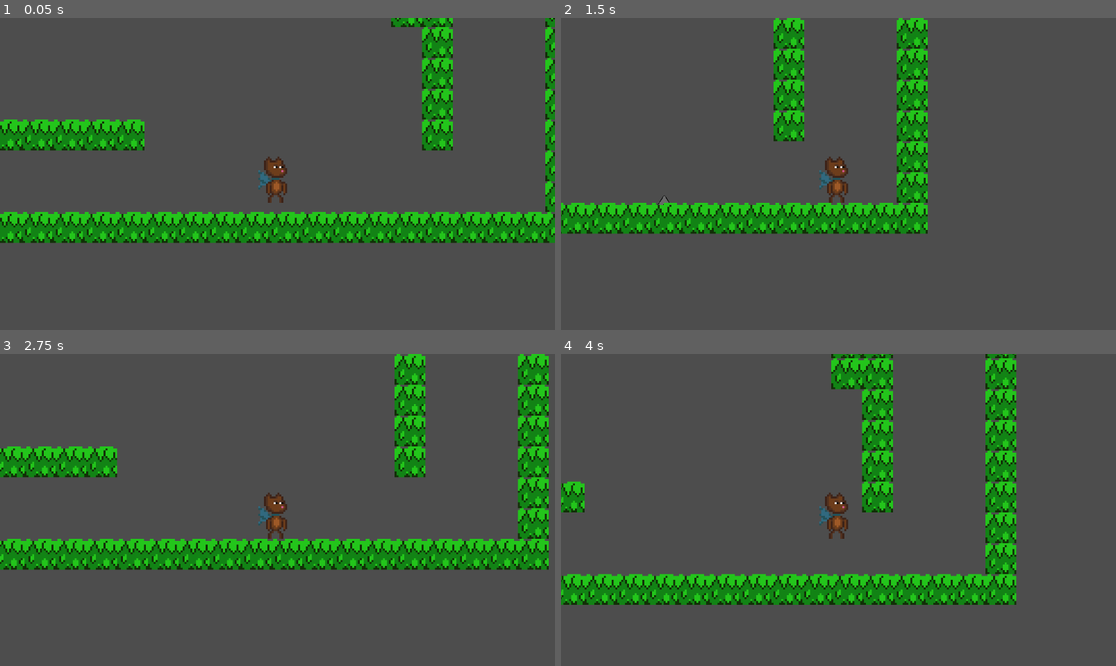
Above: before the commit, frames 1-4 (two rows, left to right).
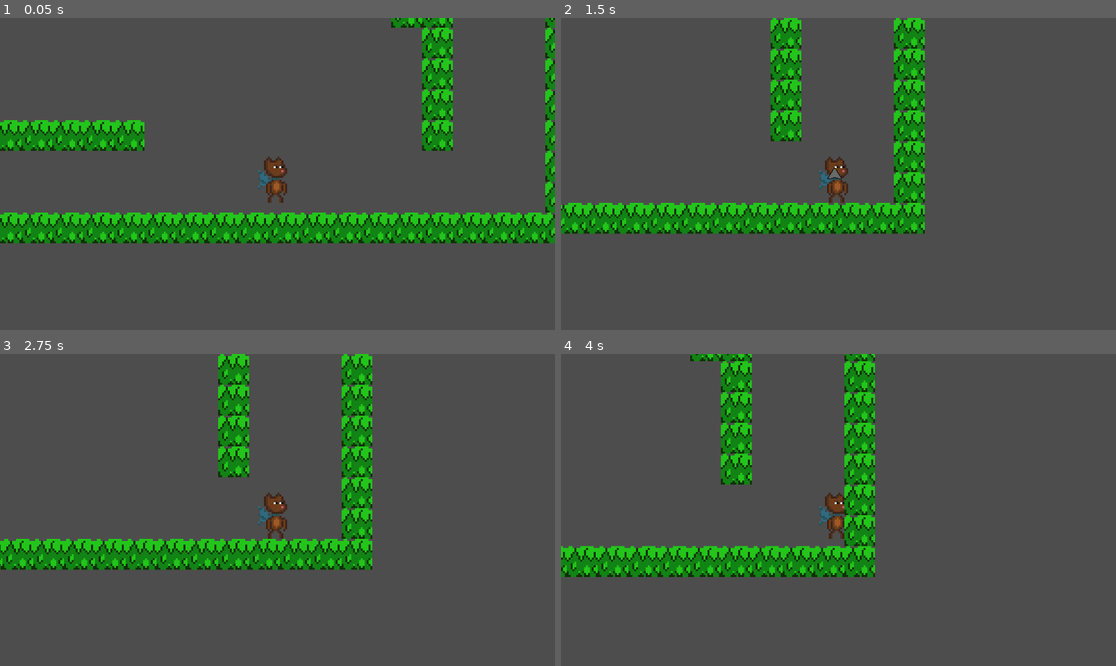
Above: after the commit, the same moments.

Repository: MichaelPherry/CapedSquirrel
Game: Godot game, scene res://scenes/testWorld.tscn
The game is run twice, just before and just after one commit, with the same random seed, the same clock (stepped at 60 frames per second) and the same inputs.
Inputs (mouse positions are in pixels of both pictures, inside the frame that each line leads up to):
- Up to frame 1 (0.05 s): no input
- Up to frame 2 (1.5 s): tap Enter (ui_accept) at 0.5, 0.77 s; move the mouse to (960, 158) at 0.52 s; hold Right (ui_right) 0.53-1.25 s; tap Shift (shift_key) at 0.6 s; click (960, 158) at 0.67 s; drag from (727, 189) to (810, 236) at 1.27 s
- Up to frame 3 (2.75 s): move the mouse to (333, 441) at 2.02 s; hold Left (ui_left) from 2.03 s (still down); tap Shift (shift_key) at 2.1 s
- Up to frame 4 (4 s): release Left (ui_left) at 2.75 s; drag from (810, 572) to (672, 463) at 2.77 s; move the mouse to (1005, 556) at 3.52 s; hold Right (ui_right) from 3.53 s (still down); tap Shift (shift_key) at 3.6 s; tap Enter (ui_accept) at 3.77 s

The runs differ from the first frame. In frame 1, 2.0% of the frame differs, in the area x 0-100%, y 0-73%; in frame 2, 6.8%; in frame 3, 19%; in frame 4, 24%, in the area x 0-83%, y 0-81%.
Error after the commit: Invalid access to property or key 'is_hooked' on a base object of type 'Node (global.gd)'. (res://scripts/player)

Commit message:
one sec

Diff:
--- a/scripts/global.gd
+++ b/scripts/global.gd
@@ -2,6 +2,3 @@
 
 #store global variables here, can be accessed from all scripts/sceness
 #currently nothing
-
-var is_hooked = false
-var hook_pos = Vector2(0,0)
